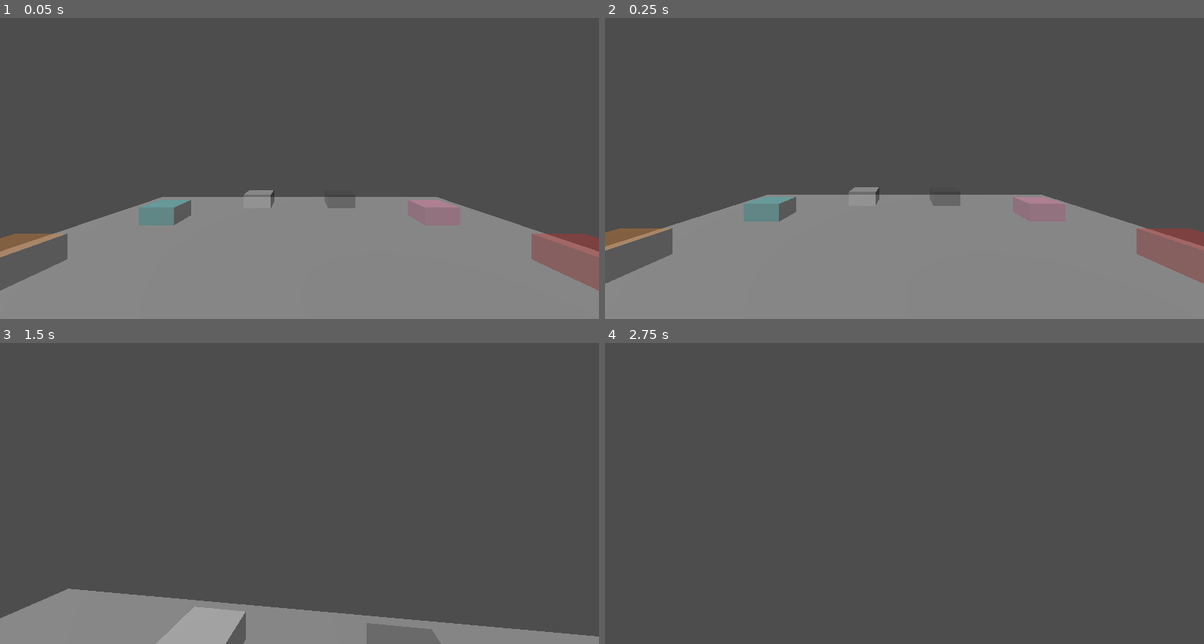
Above: before the commit, frames 1-4 (two rows, left to right).
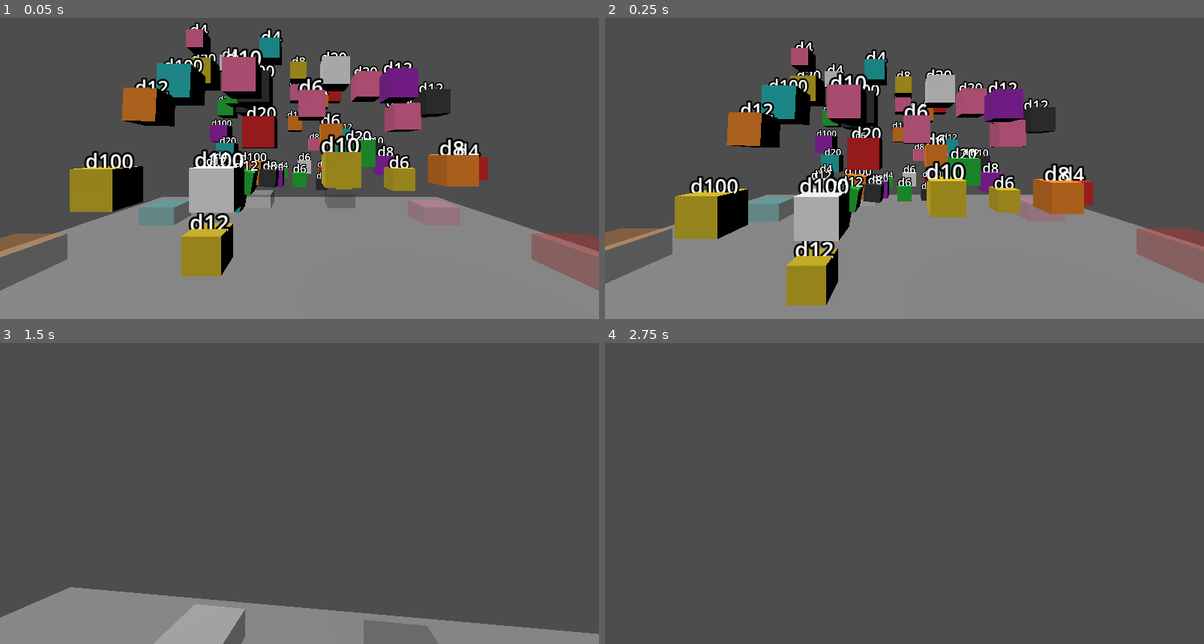
Above: after the commit, the same moments.

Repository: Fandomqueen9/Dice_Sort_Portfolio
Game: Godot game, scene res://scenes/Main.tscn
Same seed, same stepped clock (60 frames per second), same inputs: the game is played once before the commit and once after it. This scene is started directly instead of the project's main scene.
Inputs (mouse positions are in pixels of both pictures, inside the frame that each line leads up to):
- Up to frame 1 (0.05 s): no input
- Up to frame 2 (0.25 s): no input
- Up to frame 3 (1.5 s): tap Enter at 0.5 s; move the mouse to (329, 475) at 0.52 s; hold W from 0.53 s (still down); click (329, 475) at 0.67 s; tap Space at 0.77 s; move the mouse to (269, 478) at 1.27 s
- Up to frame 4 (2.75 s): keep holding W; tap Space at 1.52 s; move the mouse to (916, 469) at 2.02 s

The runs differ from the first frame. In frame 1, 21% of the frame differs, in the area x 11-82%, y 1-86%; in frame 2, 21%, in the area x 11-82%, y 7-96%; in frame 3, 1.0%; in frame 4, nothing differs.
Error before the commit: Parse Error: Cannot infer the type of "size" variable because the value doesn't have a set type. (res://scripts/Die.gd:21)

Commit message:
fix(client): resolve GDScript type-inference error in Die.setup()
Dictionary.get() returns Variant, so `var size := Vector3.ONE * SIZE_BY_TYPE.get(...)`
had no statically-inferable type. Split into an explicitly-typed float
lookup followed by an explicitly-typed Vector3.

Co-Authored-By: Claude Sonnet 5 <noreply@anthropic.com>

Diff:
--- a/client/scripts/Die.gd
+++ b/client/scripts/Die.gd
@@ -18,7 +18,8 @@
 	die_type = type
 	set_color = color
 
-	var size := Vector3.ONE * SIZE_BY_TYPE.get(type, 0.2)
+	var scale_amount: float = SIZE_BY_TYPE.get(type, 0.2)
+	var size: Vector3 = Vector3.ONE * scale_amount
 
 	var shape := CollisionShape3D.new()
 	var box := BoxShape3D.new()
